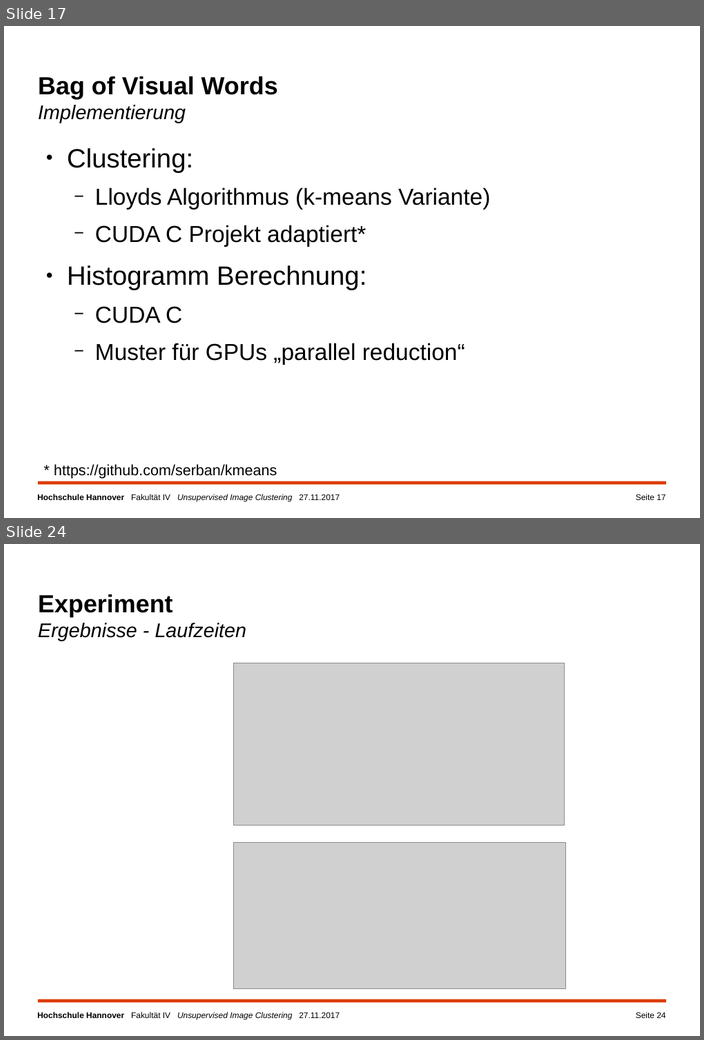
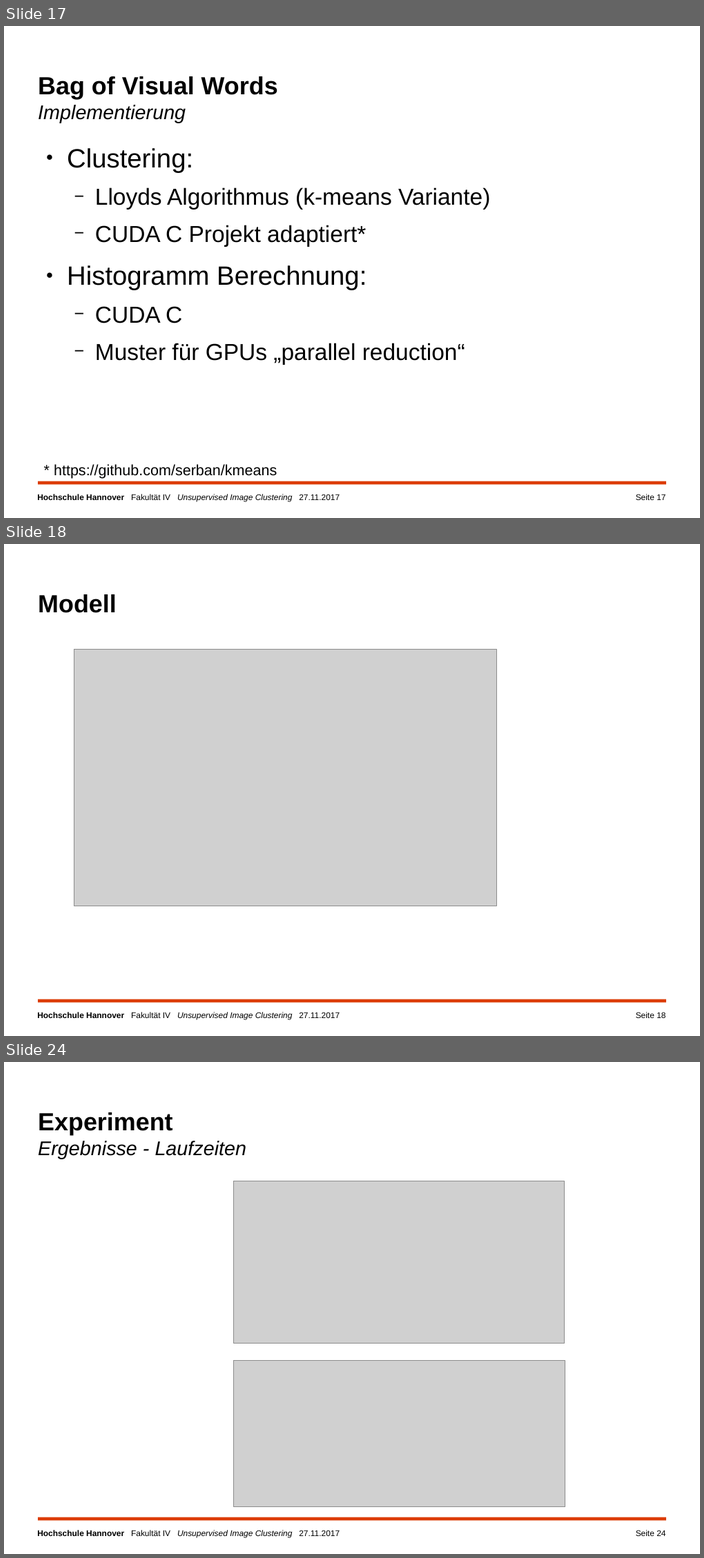
Before and after one commit to a-cl/ma-thesis, a slide deck: kolloquim.pptx. Shown one above the other, each under a label of ours: slides 17 and 24 before the commit, slides 17, 18 and 24 after it; the slides between them are not shown. The pictures are 704x1040 and 704x1558 pixels, drawn with LibreOffice and Linux fonts; fonts in the diff are those of the drawing; grey boxes stand for pictures; background and template pictures are left out. Boxes give left, top, right and bottom in pixels: in the first picture for what was removed or moved away, otherwise in the second. Text is boxed around its words. In the diff, an @@ line names an element or a change of style, - is before the commit and + after.

Commit message:
TODOs weiter abgearbeitet. Modell + AUCs fertig.

```diff
--- a/kolloquim.pptx
+++ b/kolloquim.pptx
@@ slide 18 added at bbox=[4, 544, 700, 1036], background #FFFFFF; not listed: 2 template elements that a slide beside it also shows @@
@@ text added at bbox=[38, 594, 116, 613], 30 pt, text #000000, bold @@
+Modell
@@ picture added at bbox=[74, 650, 496, 906] @@
@@ page number added at bbox=[635, 1012, 665, 1018], 10 pt, text #000000 @@
+Seite 18
```
Also in this commit, not shown: 5 slides changed, 1 slide removed.
